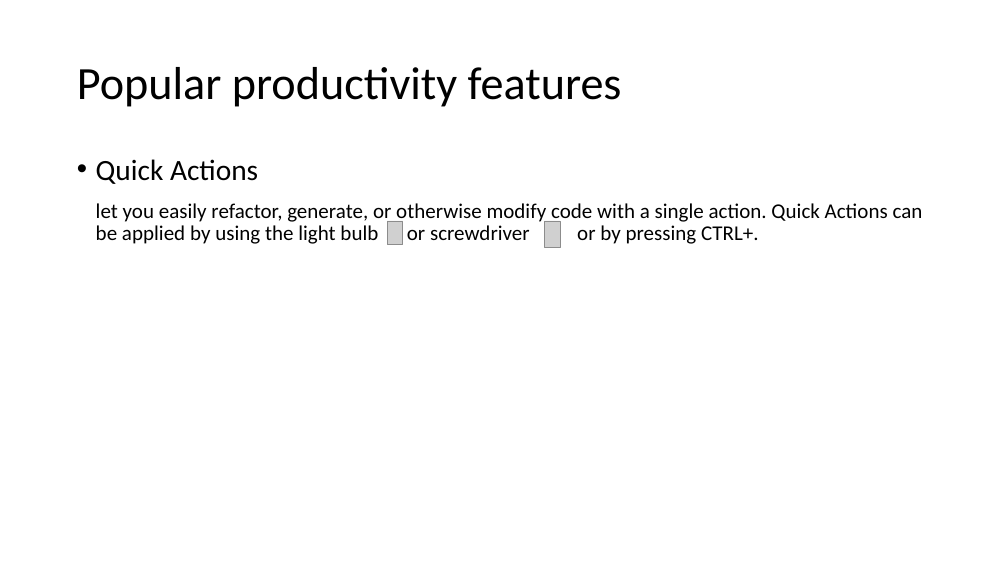
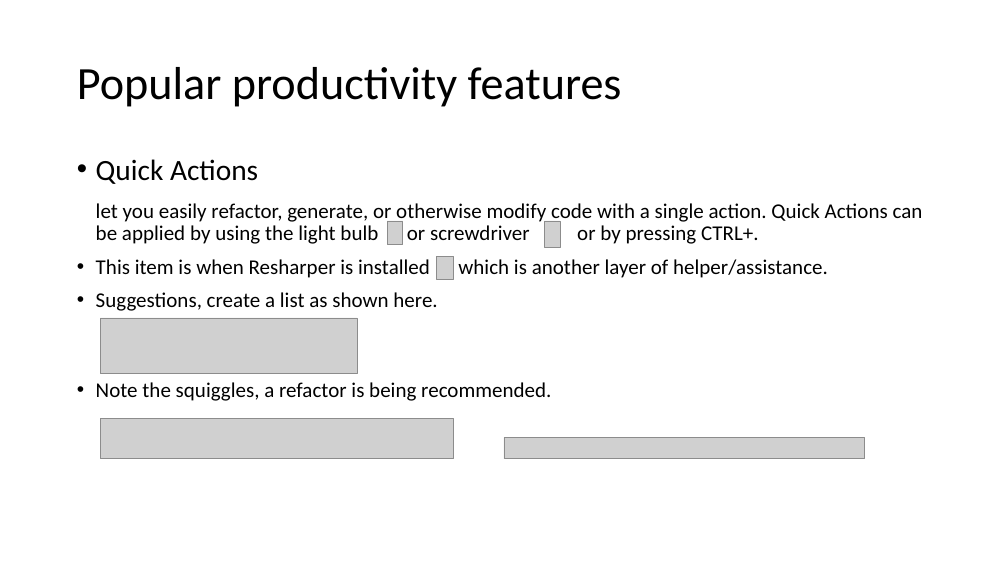
Before and after one commit to karenpayneoregon/VisualStudioEducation, a slide deck: slide 4 of PowerPoint/Working with Visual Studio.pptx. Drawn at 1008x567 pixels with LibreOffice and Linux fonts; fonts in the diff are those of the drawing; grey boxes stand for pictures. Boxes give left, top, right and bottom in pixels: in the first picture for what was removed or moved away, otherwise in the second. Text is boxed around its words. In the diff, an @@ line names an element or a change of style, - is before the commit and + after.

Commit message:
Updated power point, refactors on test.

```diff
--- a/PowerPoint/Working with Visual Studio.pptx
+++ b/PowerPoint/Working with Visual Studio.pptx
@@ text at (96, 259, 828, 401): paragraphs added @@
+• This item is when Resharper is installed which is another layer of helper/assistance.
+• Suggestions, create a list as shown here.
+• Note the squiggles, a refactor is being recommended.
@@ picture added at (436, 256, 454, 279) @@
@@ picture added at (101, 318, 358, 374) @@
@@ picture added at (101, 419, 454, 459) @@
@@ picture added at (504, 438, 865, 459) @@
```
Also in this commit, not shown: 1 other slide changed, 42 other files.
